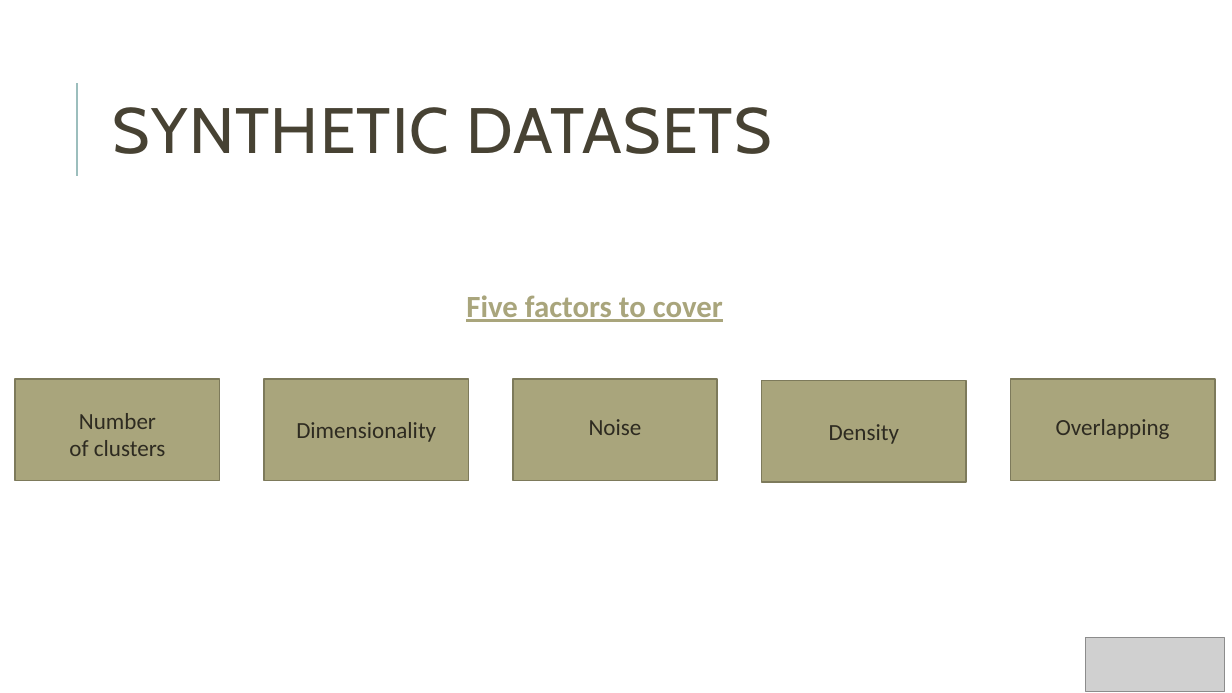
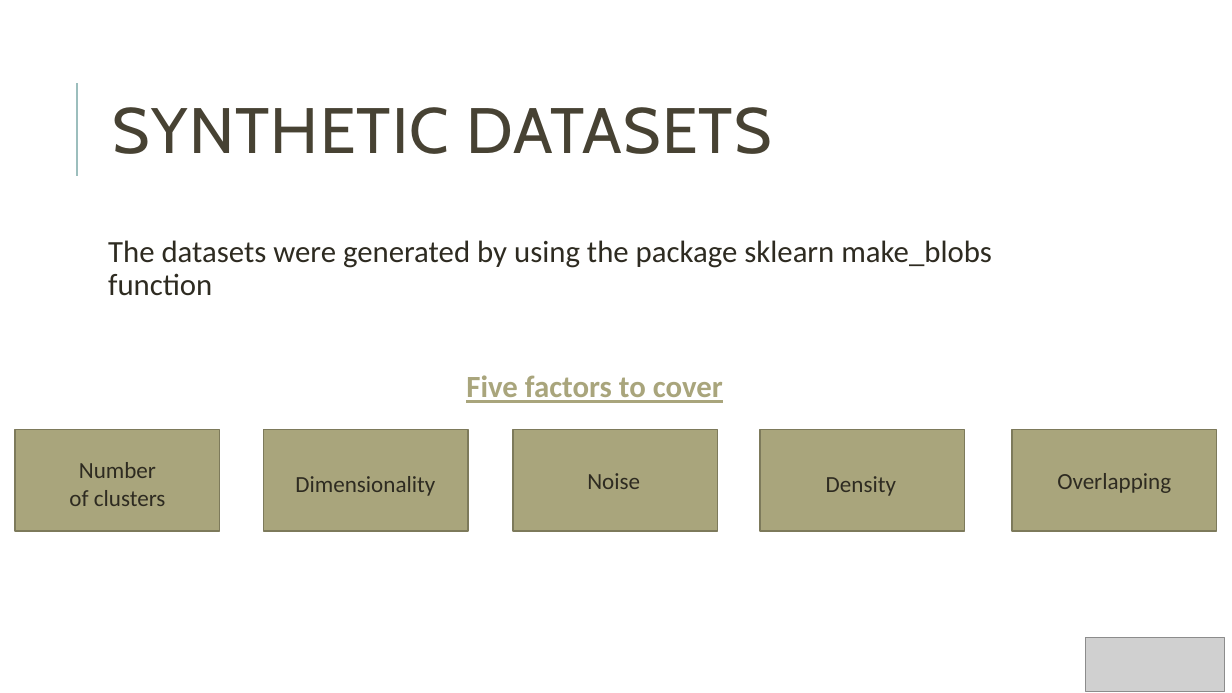
Before and after one commit to Nuno09/MscThesis, a slide deck: slide 31 of Dissertacao/apresentação_tese.pptx. Drawn at 1232x693 pixels with LibreOffice and Linux fonts; fonts in the diff are those of the drawing; grey boxes stand for pictures. Boxes give left, top, right and bottom in pixels: in the first picture for what was removed or moved away, otherwise in the second. Text is boxed around its words. In the diff, an @@ line names an element or a change of style, - is before the commit and + after.

```diff
--- a/Dissertacao/apresentação_tese.pptx
+++ b/Dissertacao/apresentação_tese.pptx
@@ text at <box>108,240,992,296</box>: paragraph added @@
+The datasets were generated by using the package sklearn make_blobs function
@@ 5 rectangles, 1 text: place and size @@
-5 rectangles, 1 text at <box>16,379,1215,482</box>
+5 rectangles, 1 text at <box>16,430,1216,531</box>
@@ text "Density": place and size @@
-text "Density" at <box>829,424,899,444</box>
+text "Density" at <box>826,476,896,496</box>
@@ 3 texts: place and size @@
-3 texts at <box>296,419,1170,442</box>
+3 texts at <box>295,473,1171,496</box>
```
Also in this commit, not shown: 6 other slides changed.
